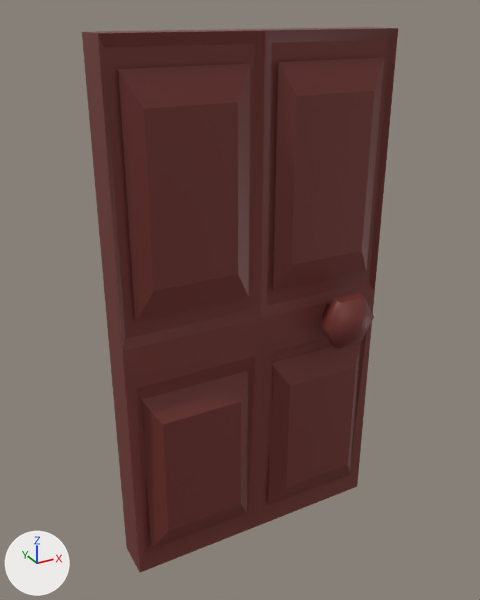
The FBX model Assets/Art/3D assets/Cabaré/env_Porta.fbx as it was, and as the next commit left it.
Rendered twice from a 50 mm lens placed at (-14.8, -23.9, 12.9), pointed at (-1.5, 0.4, 0.8). Lighting does not change. The marker at lower left points along +X, +Y and +Z.

Objects in the first picture: 'env_Porta'.
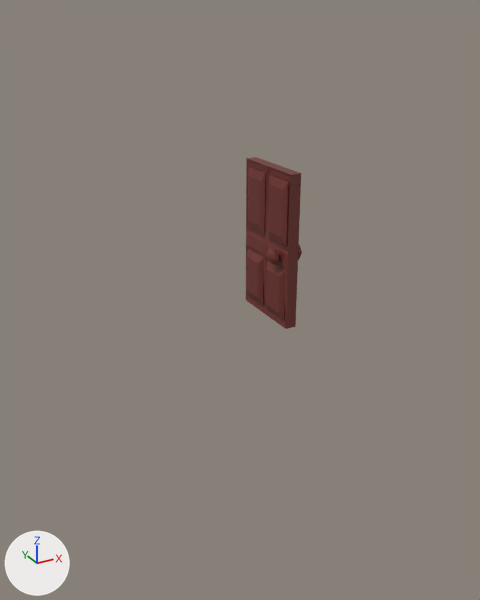
The change, as a diff of the scene's bpy script:
```diff
--- a/Assets/Art/3D assets/Cabaré/env_Porta.fbx.py
+++ b/Assets/Art/3D assets/Cabaré/env_Porta.fbx.py
@@ me_cube_019 @@
 # used by ob_env_porta; location = (0.0, 0.0, 0.0); scale = (1.42, 1.0, 1.0)
-me_cube_019.from_pydata(...)  # 216 vertices, 212 faces; spans x -5.3..3.7, y -3.0..3.0, z -11.5..12.1
+me_cube_019.from_pydata(...)  # 216 vertices, 212 faces; spans x -4.7..4.4, y -3.3..2.7, z -0.2..23.4
+# me_cube_019 part 1: the loose piece of 154 vertices spanning x -5.3..3.7, y -1.5..1.5, z -11.5..12.1 is moved by (0.6, -0.3, 11.3)
+# me_cube_019 part 2: 62 of 216 vertices moved; they spanned x 1.0..2.9, y -3.0..3.0, z -1.4..0.9 and now span x 1.7..3.6, y -3.3..2.7, z 9.9..12.2; mean shift (0.6, -0.3, 11.3); largest move (1.7, 0.9, -0.8) -> (2.5, 0.5, 10.7)
 me_cube_019.materials.append(mat_m_porta)
@@ ob_env_porta @@
 ob_env_porta.location = (0.0, 0.0, 0.0)
-ob_env_porta.scale = (1.42, 1.0, 1.0)
+ob_env_porta.rotation_euler = (0.0, 0.0, -1.571)  # degrees (0, 0, -90)
+ob_env_porta.scale = (0.398, 0.281, 0.29)
```

Changed parts and their boxes [x1, y1, x2, y2] in the pictures (480 x 600 px; the box of a moved part takes in the faces that stretch with it):
'env_Porta', reshaped, turned, rescaled: before [82, 27, 398, 572]; after [246, 157, 302, 329]
part 1 of me_cube_019, moved or reshaped: before [82, 27, 398, 572]; after [246, 157, 301, 329]
part 2 of me_cube_019, moved or reshaped: before [320, 293, 374, 349]; after [267, 245, 302, 265]
